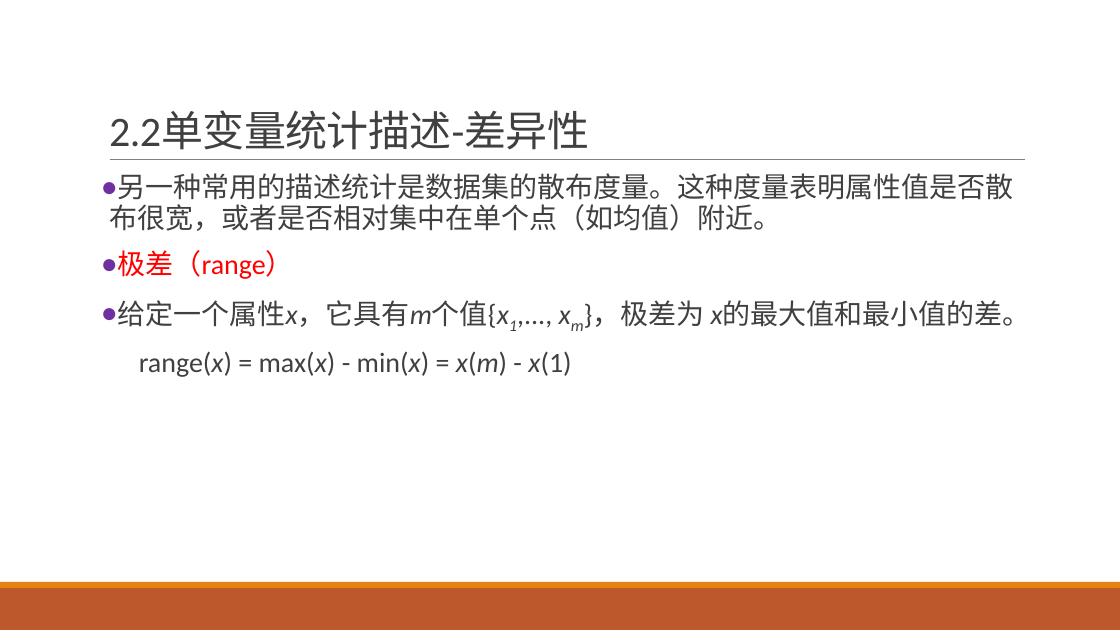
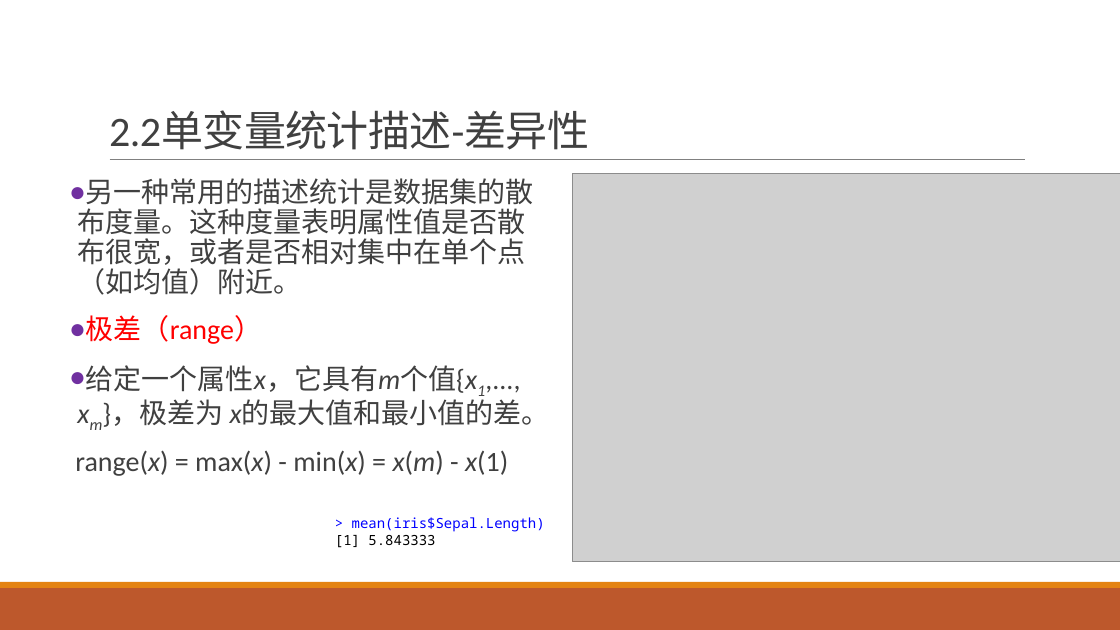
Before and after one commit to exoplanetX/DataAnalytics, a slide deck: slide 21 of 数据分析-3-探索性分析.pptx (slide 17 before the commit). Drawn at 1120x630 pixels with LibreOffice and Linux fonts; fonts in the diff are those of the drawing; grey boxes stand for pictures. Boxes give left, top, right and bottom in pixels: in the first picture for what was removed or moved away, otherwise in the second. Text is boxed around its words. In the diff, an @@ line names an element or a change of style, - is before the commit and + after.

```diff
--- a/数据分析-3-探索性分析.pptx
+++ b/数据分析-3-探索性分析.pptx
@@ text "另一种常用的描述统计是数据集的散布度量。这种度量表明属性值是否散布很宽，或者是否相对集中在单个点（如均值）附近。" rewrapped from (109,173,1031,377) to (75,178,550,476) @@
@@ picture added at (573,174,1120,562) @@
@@ picture added at (580,417,1120,553) @@
@@ text added at (335,517,545,548), 12 pt, text #0000FF @@
+> mean(iris$Sepal.Length)
+[1] 5.843333
```
Also in this commit, not shown: 17 other slides changed, 5 slides added, 2 slides removed.
